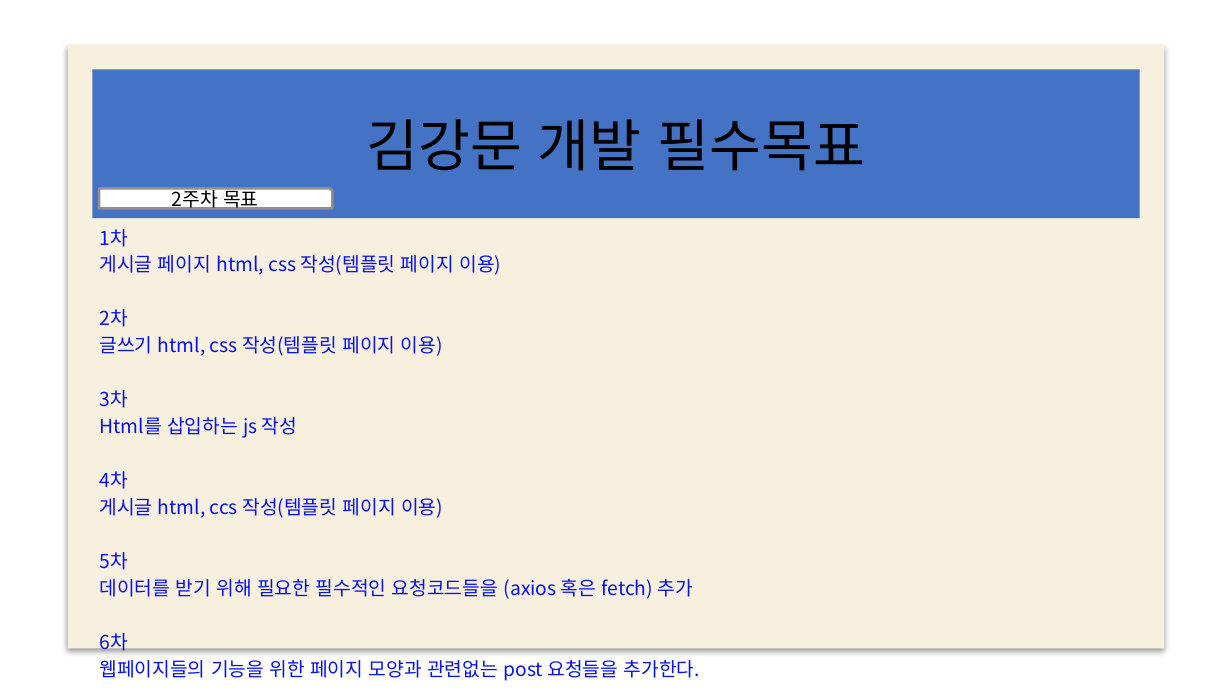
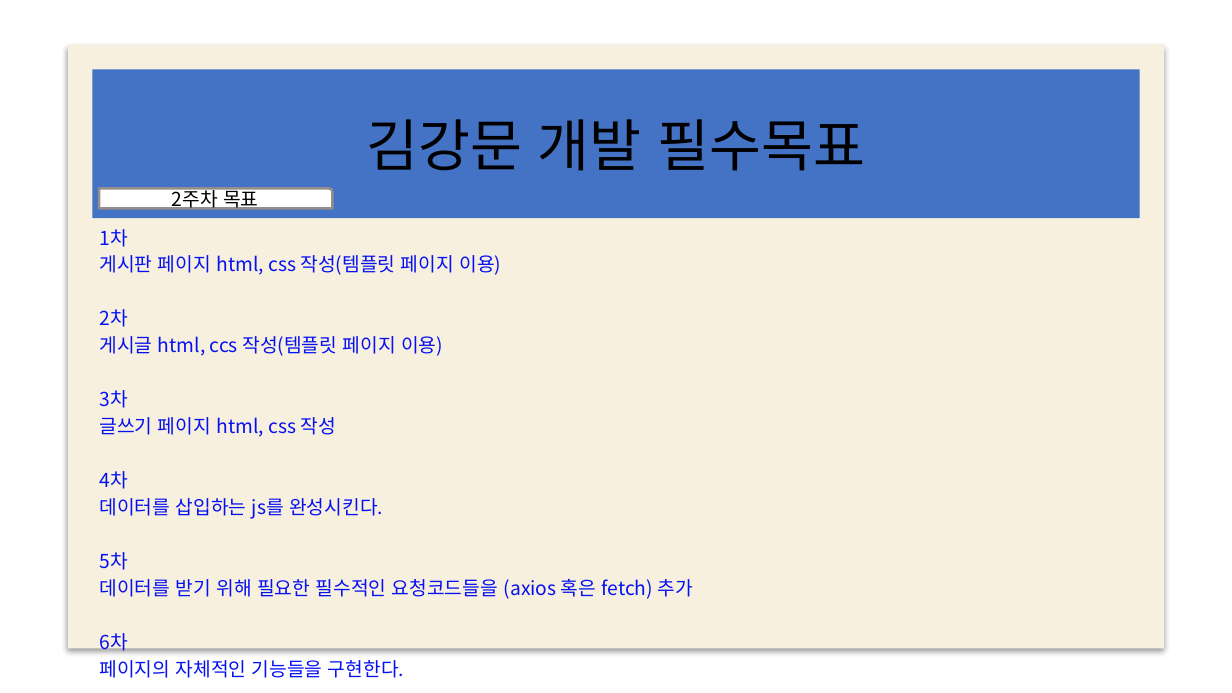
Before and after one commit to web5-kimgangmoon/teamproject_cloneCoding-Kim-Lee-Son-, a slide deck: slide 15 of 스케줄표.pptx. Drawn at 1232x693 pixels with LibreOffice and Linux fonts; fonts in the diff are those of the drawing; background and template pictures are left out. Boxes give left, top, right and bottom in pixels: in the first picture for what was removed or moved away, otherwise in the second. Text is boxed around its words. In the diff, an @@ line names an element or a change of style, - is before the commit and + after.

```diff
--- a/스케줄표.pptx
+++ b/스케줄표.pptx
@@ subtitle at <box>99,255,501,275</box>: text changed @@
-게시글 페이지 html, css 작성(템플릿 페이지 이용)
+게시판 페이지 html, css 작성(템플릿 페이지 이용)
@@ subtitle at <box>99,336,443,356</box>: text changed @@
-글쓰기 html, css 작성(템플릿 페이지 이용)
+게시글 html, ccs 작성(템플릿 페이지 이용)
@@ subtitle at <box>99,417,336,437</box>: text changed @@
-Html를 삽입하는 js 작성
+글쓰기 페이지 html, css 작성
@@ subtitle at <box>99,498,383,519</box>: text changed @@
-게시글 html, ccs 작성(템플릿 페이지 이용)
+데이터를 삽입하는 js를 완성시킨다.
@@ subtitle at <box>99,660,404,678</box>: text changed @@
-웹페이지들의 기능을 위한 페이지 모양과 관련없는 post 요청들을 추가한다.
+페이지의 자체적인 기능들을 구현한다.
```
Also in this commit, not shown: 1 other slide changed, 3 other files.
